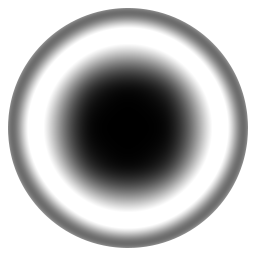
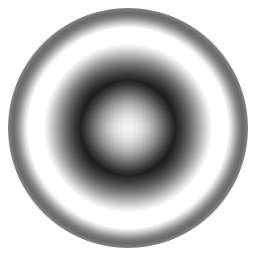
Layer changes from the first (256, 256) image to the second:
pixels changed over [81, 81, 175, 175] (layer not identified)
